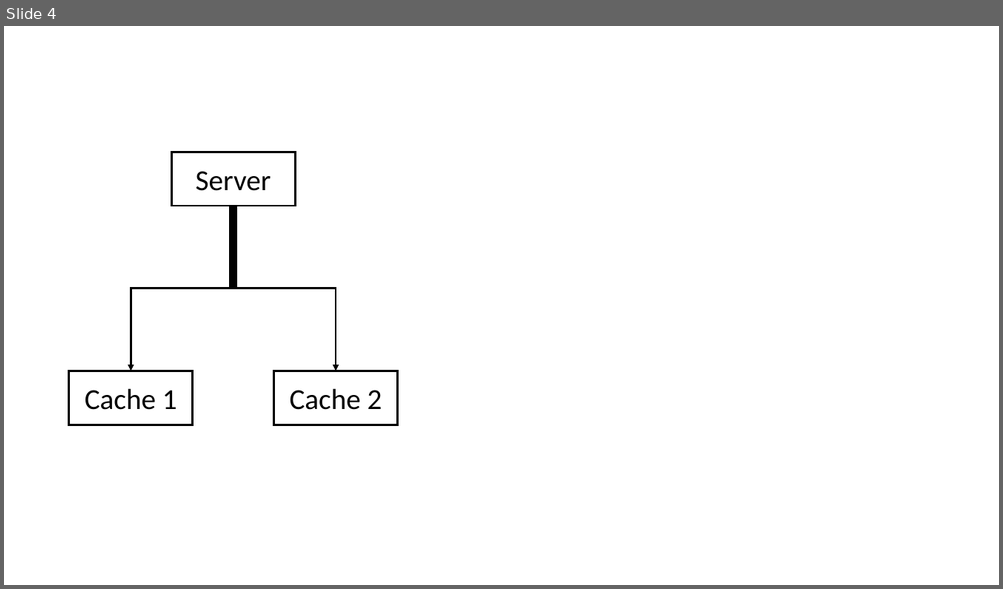
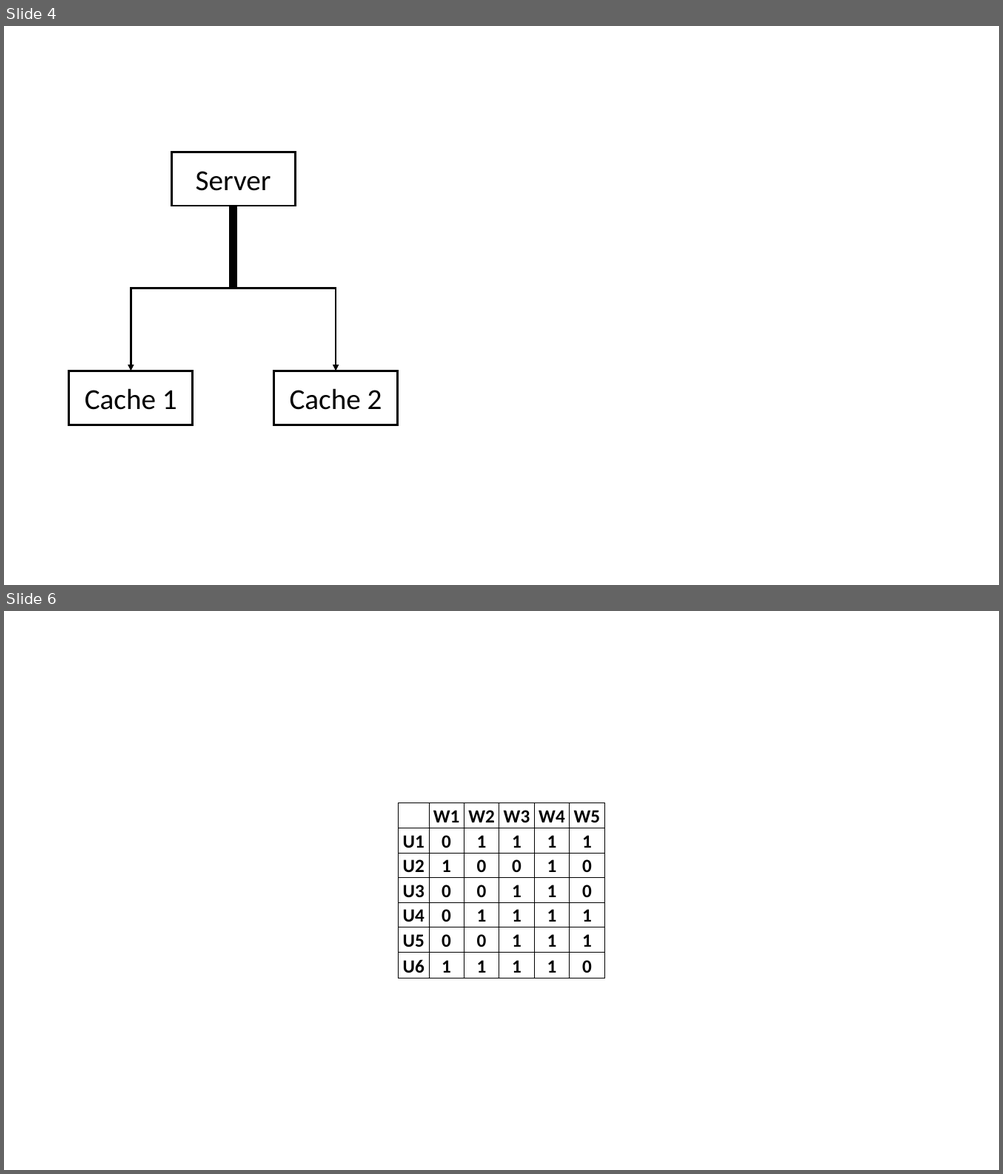
Before and after one commit to qizhu8/online_fig_storage, a slide deck: figures.pptx. Shown one above the other, each under a label of ours: slide 4 before the commit, slides 4 and 6 after it; the slides between them are not shown. The pictures are 1003x589 and 1003x1174 pixels, drawn with LibreOffice and Linux fonts; fonts in the diff are those of the drawing. Boxes give left, top, right and bottom in pixels: in the first picture for what was removed or moved away, otherwise in the second. Text is boxed around its words. In the diff, an @@ line names an element or a change of style, - is before the commit and + after.

```diff
--- a/figures.pptx
+++ b/figures.pptx
@@ slide 6 added at (4, 611, 999, 1170), background #FFFFFF @@
@@ table added at (398, 803, 604, 979), 7 rows, 6 columns @@
+ | W1 | W2 | W3 | W4 | W5
+U1 | 0 | 1 | 1 | 1 | 1
+U2 | 1 | 0 | 0 | 1 | 0
+U3 | 0 | 0 | 1 | 1 | 0
+U4 | 0 | 1 | 1 | 1 | 1
+U5 | 0 | 0 | 1 | 1 | 1
+U6 | 1 | 1 | 1 | 1 | 0
```
Also in this commit, not shown: 1 slide changed, 2 other files.
